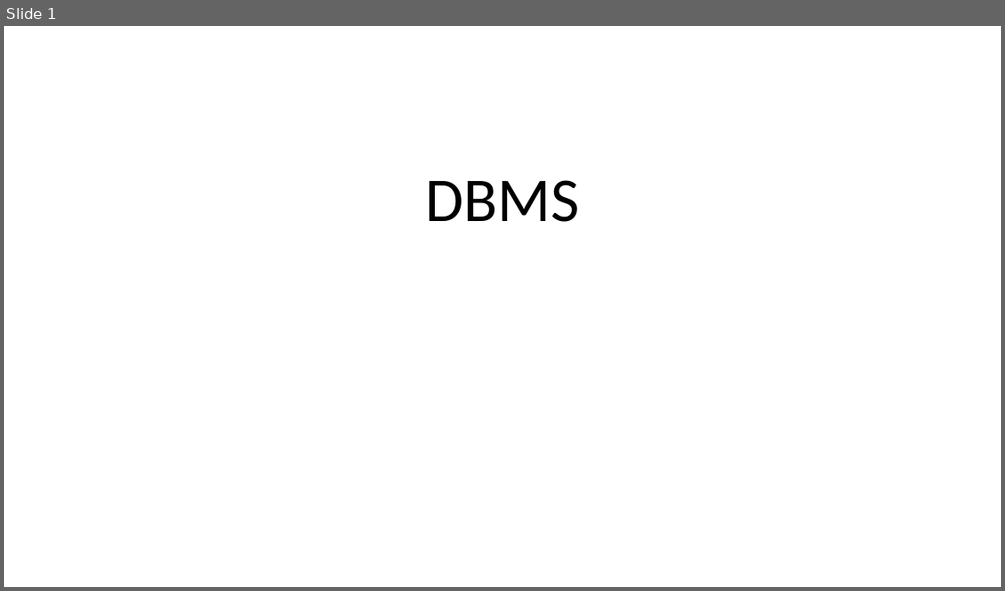
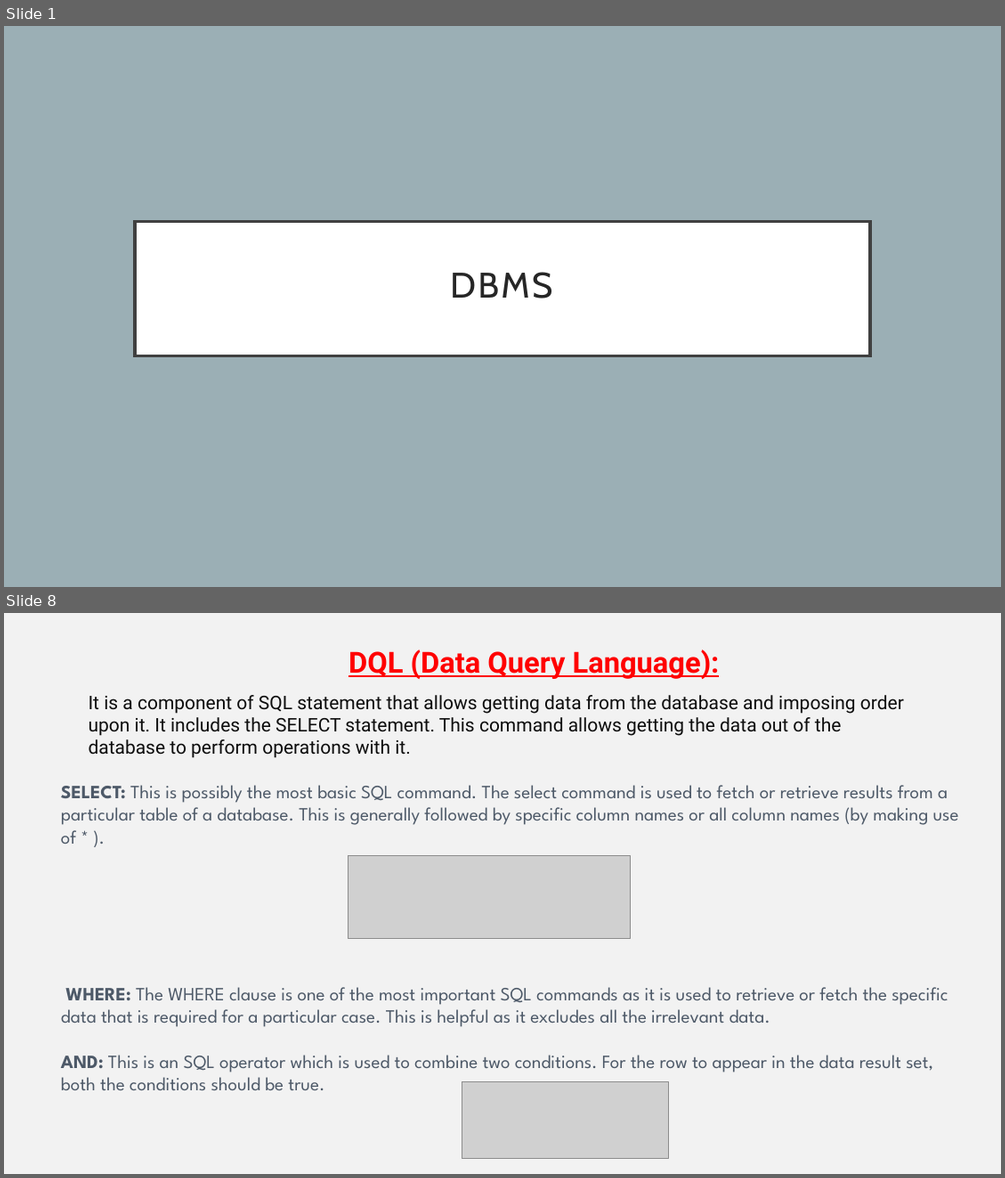
Before and after one commit to vishnuvishal-11/Vishnuvishal, a slide deck: Presentations/DBMS.pptx. Shown one above the other, each under a label of ours: slide 1 before the commit, slides 1 and 8 after it; the slides between them are not shown. The pictures are 1005x591 and 1005x1178 pixels, drawn with LibreOffice and Linux fonts; fonts in the diff are those of the drawing; grey boxes stand for pictures. Boxes give left, top, right and bottom in pixels: in the first picture for what was removed or moved away, otherwise in the second. Text is boxed around its words. In the diff, an @@ line names an element or a change of style, - is before the commit and + after.

```diff
--- a/Presentations/DBMS.pptx
+++ b/Presentations/DBMS.pptx
@@ slide 8 added at box(4, 613, 1001, 1174), background #F2F2F2 @@
@@ text added at box(348, 649, 720, 679), 28 pt, text #FF0000, bold, underline @@
+DQL (Data Query Language):
@@ text added at box(89, 695, 904, 758), 18 pt, text #0D0D0D @@
+It is a component of SQL statement that allows getting data from the database and imposing order upon it. It includes the SELECT statement. This command allows getting the data out of the database to perform operations with it.
@@ text added at box(61, 785, 959, 1090), 18 pt, text #4D5968 @@
+SELECT: This is possibly the most basic SQL command. The select command is used to fetch or retrieve results from a particular table of a database. This is generally followed by specific column names or all column names (by making use of * ).
+WHERE: The WHERE clause is one of the most important SQL commands as it is used to retrieve or fetch the specific data that is required for a particular case. This is helpful as it excludes all the irrelevant data.
+AND: This is an SQL operator which is used to combine two conditions. For the row to appear in the data result set, both the conditions should be true.
@@ picture added at box(348, 856, 630, 938) @@
@@ picture added at box(461, 1082, 669, 1158) @@
@@ slide 1 changed as well @@
@@ background #FFFFFF to #9BAFB5 @@
@@ title "DBMS": place and size @@
-title "DBMS" at box(425, 180, 579, 222)
+title "DBMS" at box(135, 221, 870, 356)
@@ title "DBMS" at box(135, 221, 870, 356): size 60 to 34.2 pt, font Calibri to Cabin, text colour #000000 to #262626, letter spacing 0 to 2 pt; vertical alignment bottom to middle; fill none to #FFFFFF; outline none to #404040 3 pt @@
```
Also in this commit, not shown: 5 other slides changed, 22 other slides added, 1 other file.
